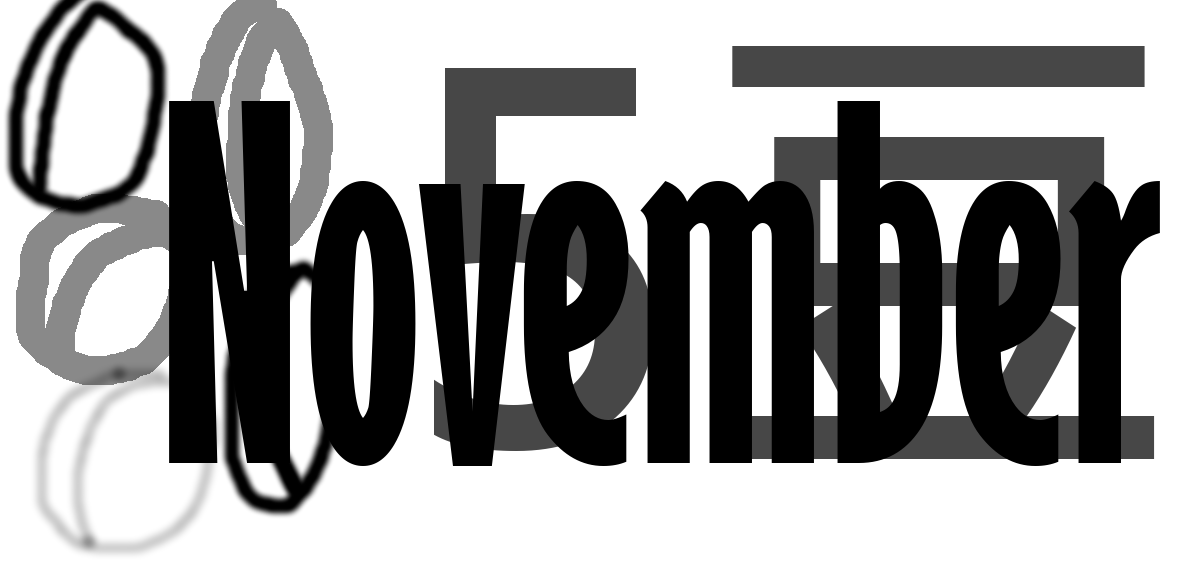
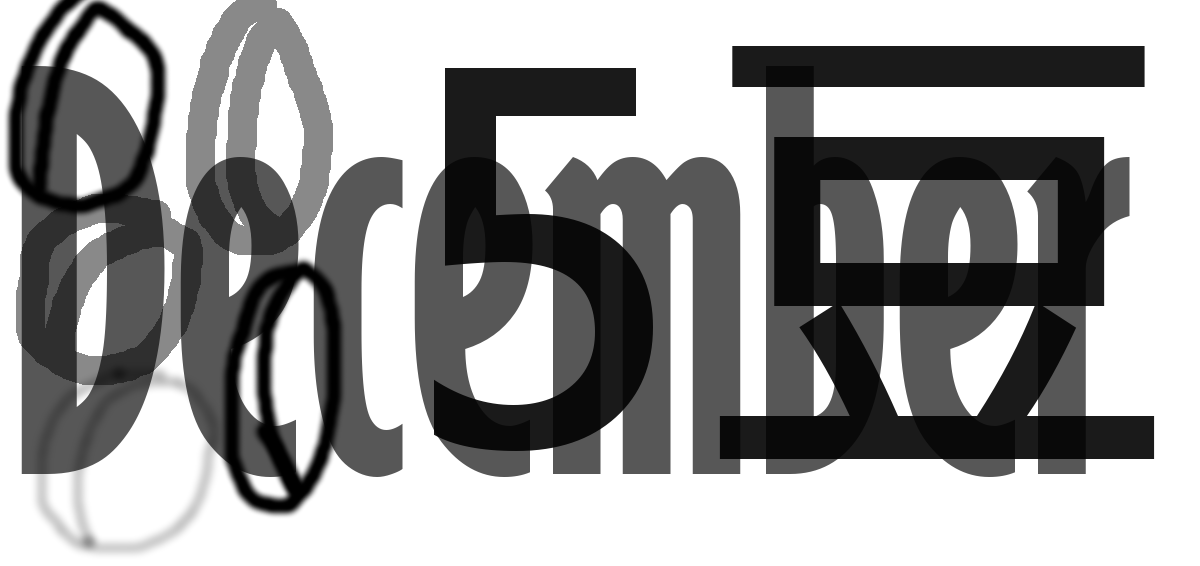
Layer changes from the first (1200, 566) image to the second:
renamed "November" to "December", opacity 100% → 66%, painted on it over [21, 66, 1160, 477]
"5豆": opacity 72% → 90% over [434, 46, 1155, 459]
